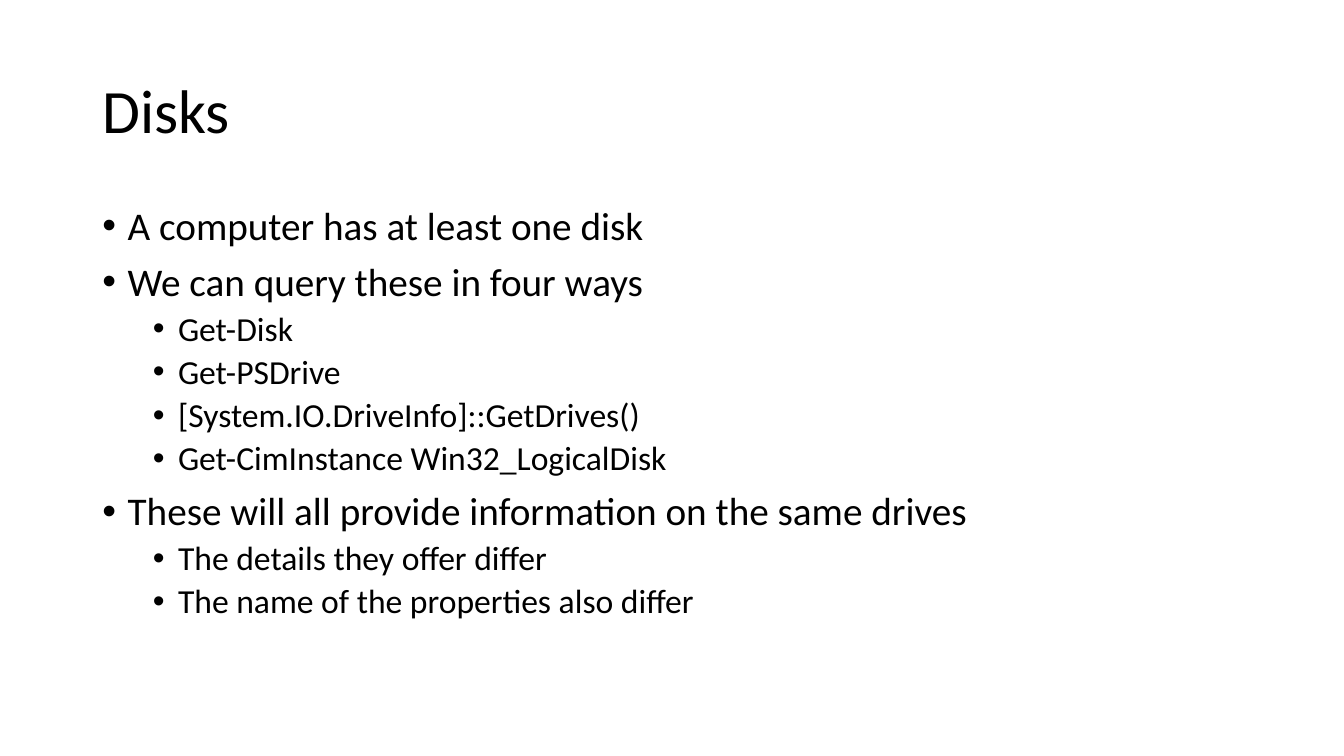
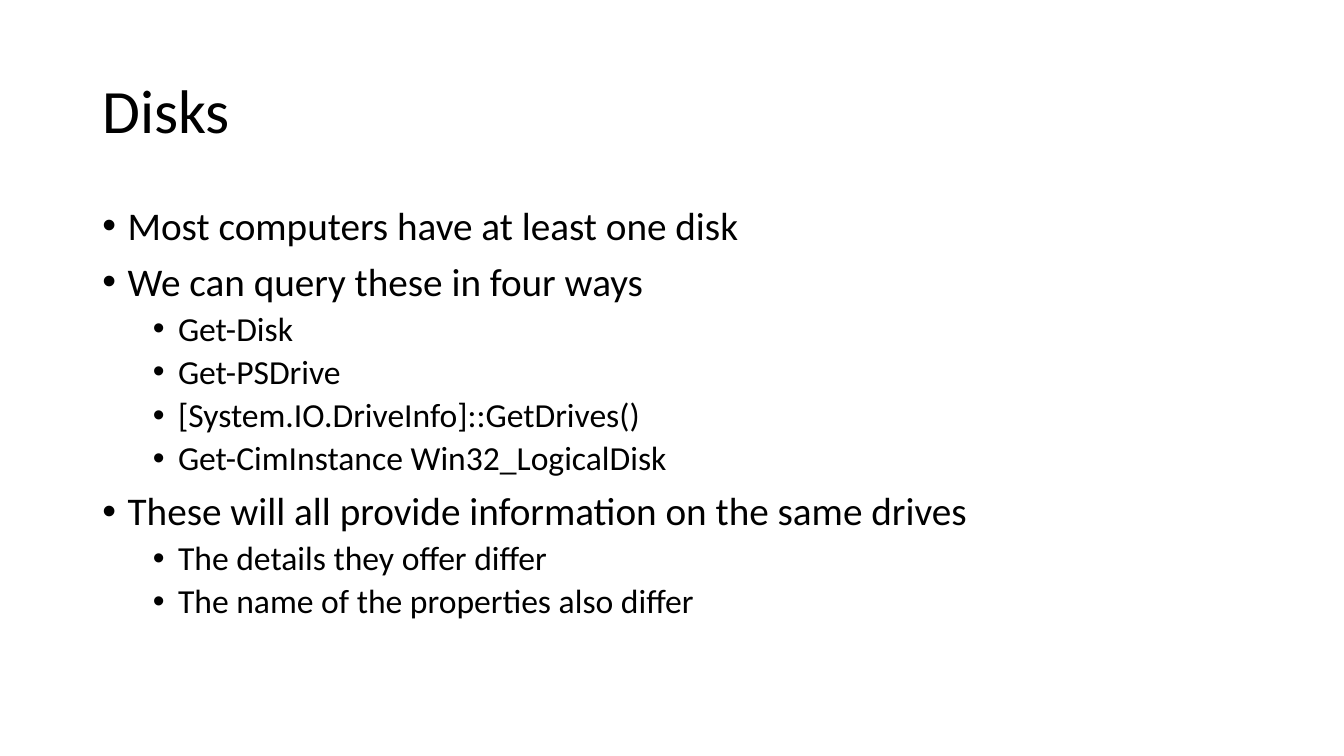
Before and after one commit to mjochen/PS-Technologies, a slide deck: slide 5 of Filesystem/File System.pptx. Drawn at 1344x756 pixels with LibreOffice and Linux fonts; fonts in the diff are those of the drawing. Boxes give left, top, right and bottom in pixels: in the first picture for what was removed or moved away, otherwise in the second. Text is boxed around its words. In the diff, an @@ line names an element or a change of style, - is before the commit and + after.

```diff
--- a/Filesystem/File System.pptx
+++ b/Filesystem/File System.pptx
@@ text at (128,212,738,247): text changed @@
-• A computer has at least one disk
+• Most computers have at least one disk
```
Also in this commit, not shown: 3 other files.
